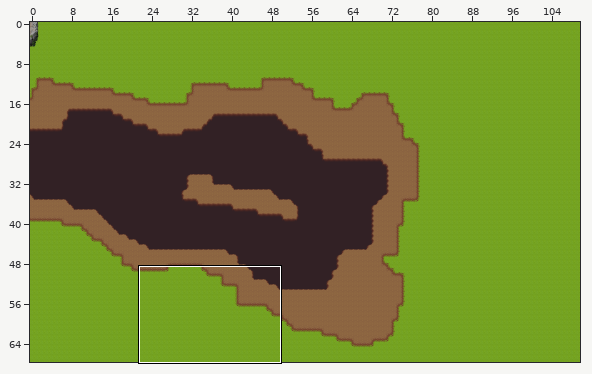
Two versions of a level (Tiled map (JSON), assets/maps/south-east.json). The picture above shows the old version from afar; the outline marks the close-up.
Close-up. Before the commit:
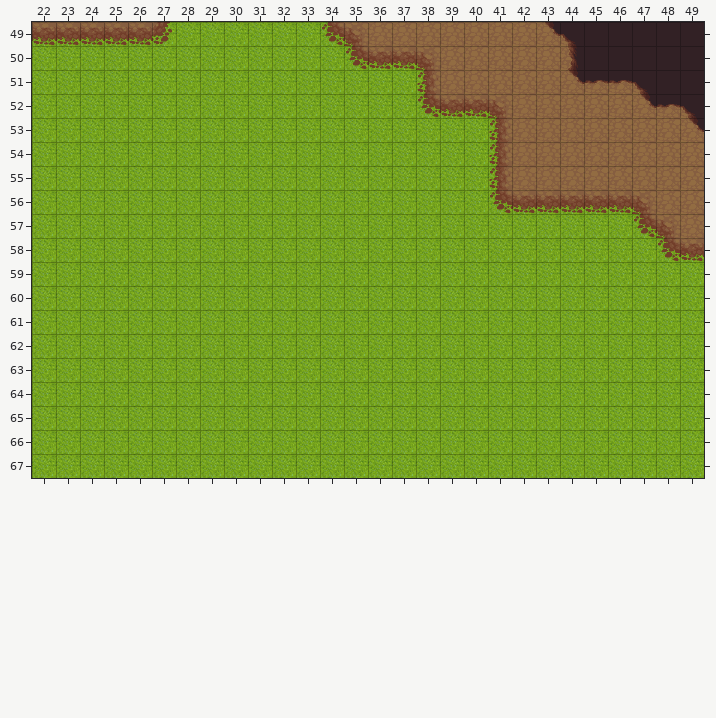
Cells are 32x32 px. Shown: x 22..49, y 49..67. The commit also changed other parts of the map, which this record leaves out.
And afterwards:
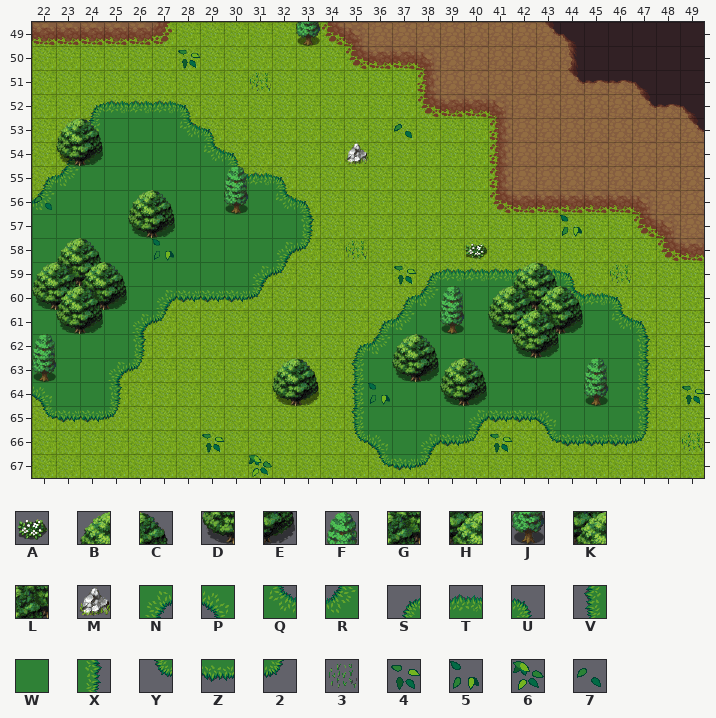
Key: from "freetileset": A 1348, B 1350, C 1351, D 1382, E 1383, F 1413, G 1414, H 1415, J 1445, K 1446, L 1447, M 1508; from "terrain": N 127, P 128, Q 148, R 149, S 168, T 169, U 170, V 189, W 190, X 191, Y 210, Z 211, 2 212, 3 246, 4 393, 5 414, 6 435, 7 456.
_ is an empty cell.
Edits made:
Layer "Ground2":
y 52: x 24..28 _____ -> STTTU
y 53: x 24..29 ______ -> VWWWQU
y 54: x 23..30 ________ -> SRWWWWQU
y 55: x 22..32 ___________ -> SRWWWWWWQTU
y 56: x 22..33 ____________ -> RWWWWWWWWWQU
y 57: x 22..33 ____________ -> WWWWWWWWWWWX
y 58: x 22..33 ____________ -> WWWWWWWWWWN2
y 59: x 22..32 ___________ -> WWWWWWWWWN2; x 38..44 _______ -> STTTTTU
y 60: x 22..31 __________ -> WWWWWNZZZ2; x 37..46 __________ -> SRWWWWWQTU
y 61: x 22..27 ______ -> WWWWN2; x 36..47 ____________ -> SRWWWWWWWWQU
y 62: x 22..26 _____ -> WWWWX; x 35..47 _____________ -> SRWWWWWWWWWWX
y 63: x 22..26 _____ -> WWWN2; x 35..47 _____________ -> VWWWWWWWWWWWX
y 64: x 22..25 ____ -> PWWX; x 35..47 _____________ -> VWWWWWWWWWWWX
y 65: x 22..25 ____ -> YZZ2; x 35..47 _____________ -> VWWWWNZZPWWWX
y 66: x 35..40 ______ -> YPWNZ2; x 43..47 _____ -> YZZZ2
y 67: x 36..38 ___ -> YZ2
Layer "Ground3":
y 49: x 33 _ -> J
y 54: x 23..24 __ -> DE
y 56: x 30 _ -> J
y 57: x 26..27 __ -> DE
y 59: x 23..24 __ -> GH
y 60: x 22..25 ____ -> DKLE; x 42..43 __ -> GH
y 61: x 23..24 __ -> DE; x 39 _ -> J; x 41..44 ____ -> DKLE
y 62: x 42..43 __ -> DE
y 63: x 22 _ -> J; x 37..38 __ -> DE
y 64: x 32..33 __ -> DE; x 39..40 __ -> DE; x 45 _ -> J
Layer "Mask":
y 50: x 28 _ -> 4
y 51: x 31 _ -> 3
y 53: x 37 _ -> 7
y 54: x 35 _ -> M
y 56: x 22 _ -> 7
y 57: x 44 _ -> 5
y 58: x 27 _ -> 5; x 35 _ -> 3; x 40 _ -> A
y 59: x 37 _ -> 4; x 46 _ -> 3
y 64: x 36 _ -> 5; x 49 _ -> 4
y 66: x 29 _ -> 4; x 41 _ -> 4; x 49 _ -> 3
y 67: x 31 _ -> 6
Layer "Fringe":
y 53: x 23..24 __ -> BC
y 55: x 30 _ -> F
y 56: x 26..27 __ -> BC
y 58: x 23..24 __ -> BC
y 59: x 22 _ -> B; x 25 _ -> C; x 42..43 __ -> BC
y 60: x 39 _ -> F; x 41 _ -> B; x 44 _ -> C
y 62: x 22 _ -> F; x 37..38 __ -> BC
y 63: x 32..33 __ -> BC; x 39..40 __ -> BC; x 45 _ -> F
